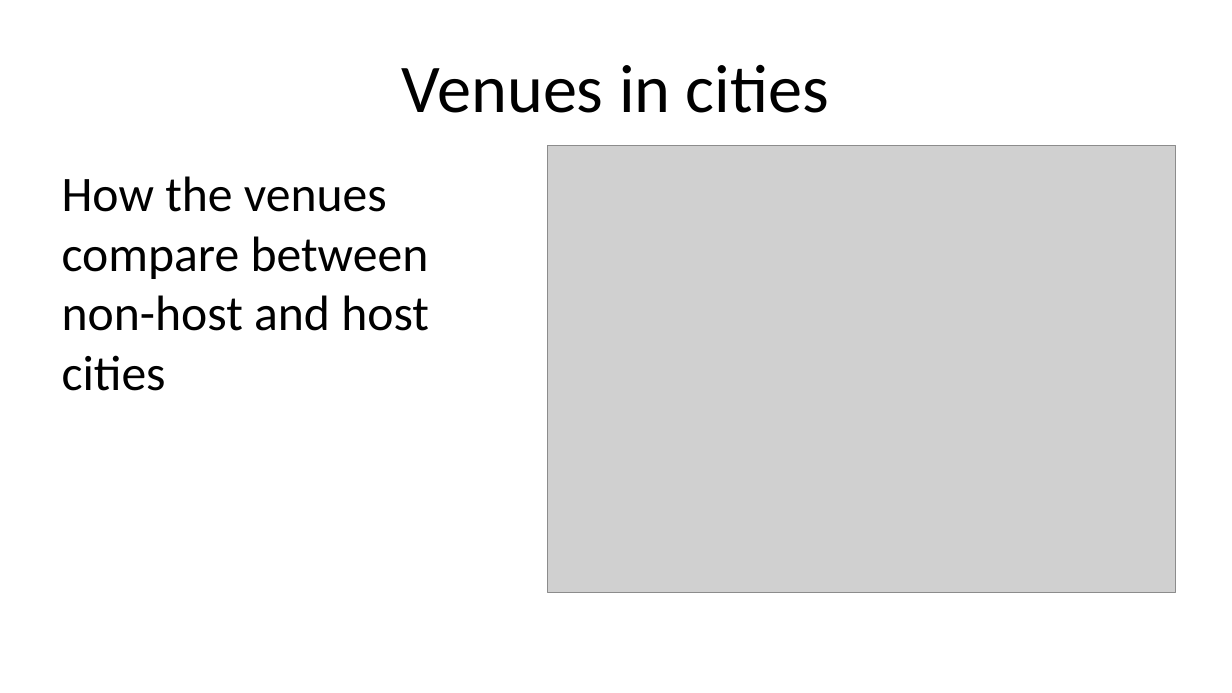
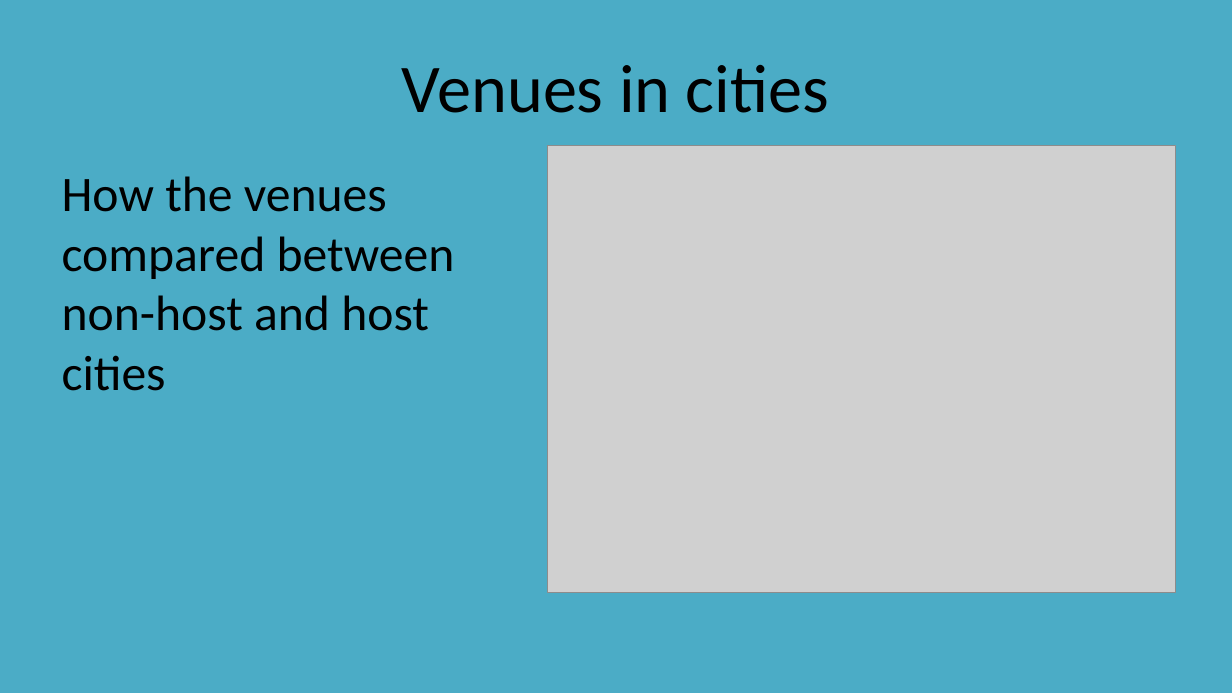
Before and after one commit to CharlesFung87/Coursera_Capstone, a slide deck: slide 12 of Olympic host cities presentation.pptx. Drawn at 1232x693 pixels with LibreOffice and Linux fonts; fonts in the diff are those of the drawing; grey boxes stand for pictures. Boxes give left, top, right and bottom in pixels: in the first picture for what was removed or moved away, otherwise in the second. Text is boxed around its words. In the diff, an @@ line names an element or a change of style, - is before the commit and + after.

```diff
--- a/Olympic host cities presentation.pptx
+++ b/Olympic host cities presentation.pptx
@@ background #FFFFFF to #4BACC6 @@
@@ text at (62, 176, 455, 391): text changed @@
-How the venues compare between non-host and host cities
+How the venues compared between non-host and host cities
```
Also in this commit, not shown: 18 other slides changed, 4 other files.
